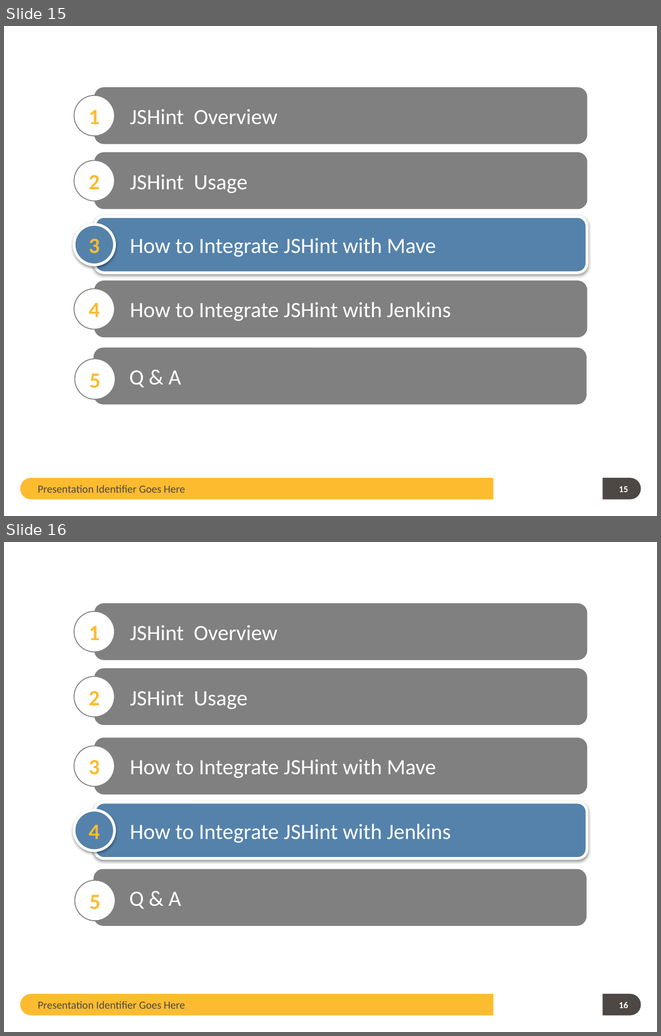
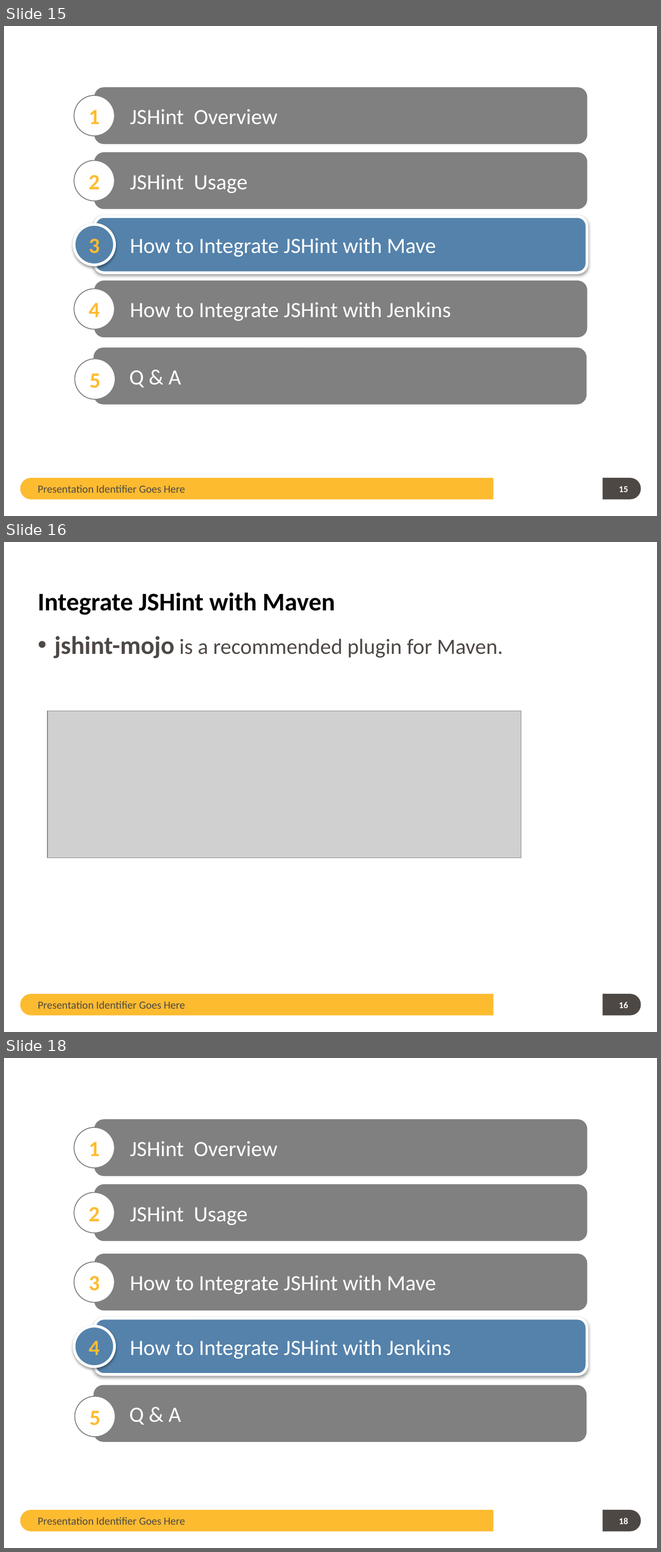
Before and after one commit to guangweiqiao/EIMS, a slide deck: EIMS/doc/JSHint TOI.pptx. Shown one above the other, each under a label of ours: slides 15 and 16 before the commit, slides 15, 16 and 18 after it; the slides between them are not shown. The pictures are 661x1036 and 661x1552 pixels, drawn with LibreOffice and Linux fonts; fonts in the diff are those of the drawing; grey boxes stand for pictures; background and template pictures are left out. Boxes give left, top, right and bottom in pixels: in the first picture for what was removed or moved away, otherwise in the second. Text is boxed around its words. In the diff, an @@ line names an element or a change of style, - is before the commit and + after.

```diff
--- a/EIMS/doc/JSHint TOI.pptx
+++ b/EIMS/doc/JSHint TOI.pptx
@@ slide 16 added at box(4, 542, 657, 1032), background #FFFFFF; not listed: 2 template elements that a slide beside it also shows @@
@@ title added at box(38, 592, 335, 615), 28 pt, text #000000, bold @@
+Integrate JSHint with Maven
@@ text added at box(54, 636, 503, 658), 24 pt, text #4E4845 @@
+• jshint-mojo is a recommended plugin for Maven.
@@ picture added at box(48, 711, 521, 857) @@
@@ text added at box(38, 1000, 185, 1008), 12 pt, text #4E4845 @@
+Presentation Identifier Goes Here
@@ page number added at box(619, 1002, 628, 1008), 10 pt, text #FFFFFF, bold @@
+16
@@ what was slide 16 is now slide 18 @@
@@ page number at box(619, 1518, 628, 1524): text changed @@
-16
+18
```
Also in this commit, not shown: 1 slide changed, 5 other slides added.
